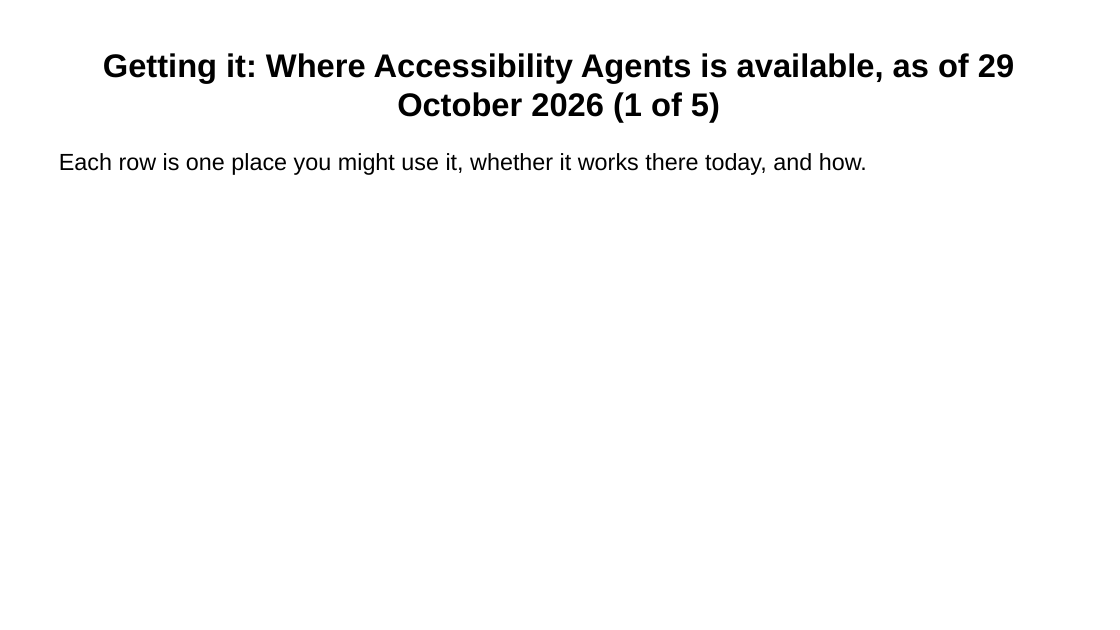
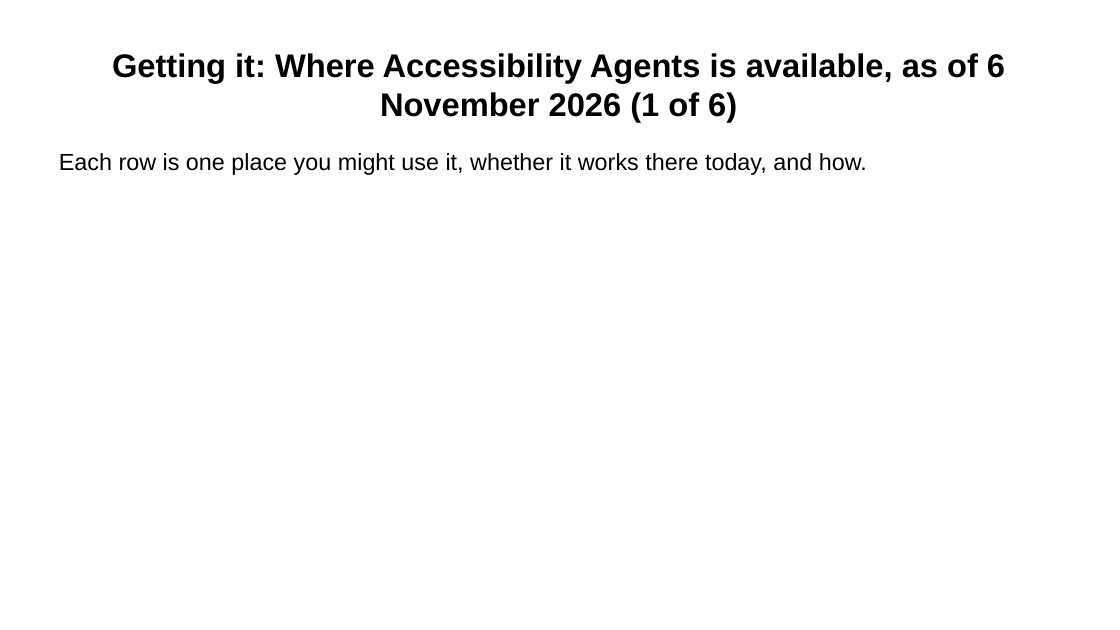
Before and after one commit to Community-Access/glow, a slide deck: slide 18 of docs/ahg-2026/kit/accessibility-agents.pptx (slide 16 before the commit). Drawn at 1120x630 pixels with LibreOffice and Linux fonts; fonts in the diff are those of the drawing. Boxes give left, top, right and bottom in pixels: in the first picture for what was removed or moved away, otherwise in the second. Text is boxed around its words. In the diff, an @@ line names an element or a change of style, - is before the commit and + after.

```diff
--- a/docs/ahg-2026/kit/accessibility-agents.pptx
+++ b/docs/ahg-2026/kit/accessibility-agents.pptx
@@ title at bbox=[112, 53, 1005, 122]: text changed @@
-Getting it: Where Accessibility Agents is available, as of 29 October 2026 (1 of 5)
+Getting it: Where Accessibility Agents is available, as of 6 November 2026 (1 of 6)
```
Also in this commit, not shown: 4 other slides changed, 3 slides added, 16 other files.
